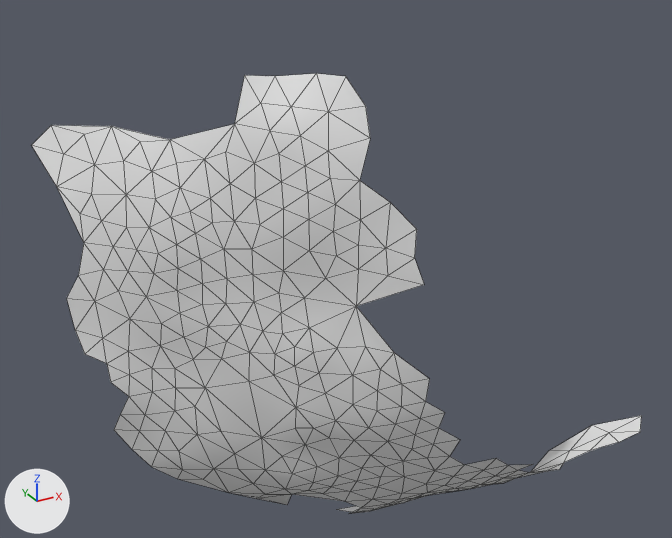
Renders of the OBJ model res/final/onecam_fullvolume/07/cleanedup/FullVolium.000643.obj from each side of a commit.
Before and after are seen from a 50 mm camera at (-300.8, -666.1, 710.6) aimed at (-238.6, -552.9, 654.0). The axes (+X, +Y, +Z) are drawn at lower left. The lights are the same throughout. Mesh edges are drawn as thin lines. Where no turn or scale is listed for an object, it has been applied to the vertices.

Before the edit, the objects in view are built like this:
```python
me_fullvolium_000643 = bpy.data.meshes.new('FullVolium.000643')
me_fullvolium_000643.from_pydata(...)  # 271 vertices, 473 faces; spans x -276.8..-194.6, y -580.3..-532.8, z 604.5..686.0
# before: 157 (-273.4, -543.1, 661.6) at pixel (83, 242), 214 (-275.2, -538.4, 668.7) at pixel (56, 186), 258 (-276.2, -540.6, 652.5) at pixel (66, 298), 259 (-274.5, -542.4, 656.5) at pixel (78, 275)
# before: 172 (-272.6, -545.2, 643.1) at pixel (106, 363), 174 (-272.4, -545.5, 640.1) at pixel (110, 382), 175 (-270.4, -547.2, 638.0) at pixel (128, 396), 180 (-275.0, -542.4, 644.0) at pixel (84, 354), 184 (-271.5, -545.4, 634.2) at pixel (120, 414)
# before: 190 (-264.0, -550.2, 624.6) at pixel (182, 469), 191 (-269.9, -543.9, 626.6) at pixel (131, 449), 219 (-267.0, -548.0, 627.8) at pixel (157, 450), 220 (-267.6, -545.7, 623.5) at pixel (151, 466), 233 (-264.0, -547.0, 620.9) at pixel (177, 478)
ob_fullvolium_000643 = bpy.data.objects.new('FullVolium.000643', me_fullvolium_000643)
ob_fullvolium_000643.location = (0.0, 0.0, 0.0)
```
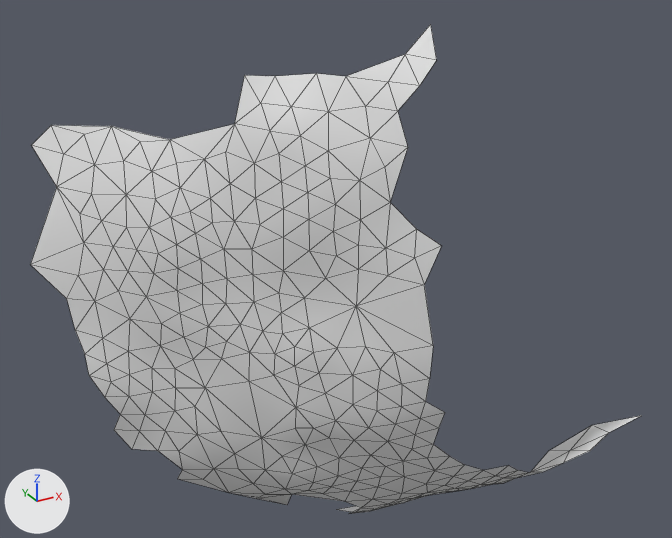
What differs and where, as boxes (x1, y1, x2, y2) in the pictures (672 x 538 px):
'FullVolium.000643', reshaped (11% taller)
    before: (32, 73, 642, 514)
    after: (30, 24, 642, 514)
part 1 of me_fullvolium_000643, deleted
    before: (433, 416, 641, 473)
part 2 of me_fullvolium_000643, added
    after: (346, 24, 441, 379)
part 3 of me_fullvolium_000643, added
    after: (30, 188, 84, 298)
part 4 of me_fullvolium_000643, built on
    before: (132, 449, 182, 479)
    after: (85, 354, 129, 414)

Edits to the bpy script that builds the scene:
```text
Change me_fullvolium_000643:
    used by ob_fullvolium_000643; location = (0.0, 0.0, 0.0)
    verts and faces of me_fullvolium_000643; kept vertices keep their numbers, new ones are numbered from 271
    remove me_fullvolium_000643.from_pydata(...)  # 271 vertices, 473 faces; spans x -276.8..-194.6, y -580.3..-532.8, z 604.5..686.0
    add me_fullvolium_000643.from_pydata(...)  # 277 vertices, 486 faces; spans x -279.8..-194.6, y -577.5..-532.8, z 604.5..692.0
    me_fullvolium_000643 part 1
    6 vertices are removed from x -232.1..-199.0, y -580.3..-577.5, z 625.0..635.8
    10 faces are deleted
    me_fullvolium_000643 part 2
    10 vertices are added at x -241.9..-233.8, y -577.5..-568.0, z 652.3..692.0
    18 new faces join them
    me_fullvolium_000643 part 3
    add verts[283] = (-279.8, -536.1, 657.0)  # pixel (30, 264)
    add faces += [(258, 259, 283), (157, 283, 259), (157, 214, 283)]
    me_fullvolium_000643 part 4
    add delete_vertices([220])  # with the faces that use them
    add verts[280] = (-274.9, -543.1, 640.7)  # pixel (89, 375)
    add verts[281] = (-273.3, -544.4, 637.2)  # pixel (104, 397)
    add faces += [(172, 280, 174), (174, 281, 175), (172, 180, 280), (175, 281, 184), (174, 280, 281)]
```
